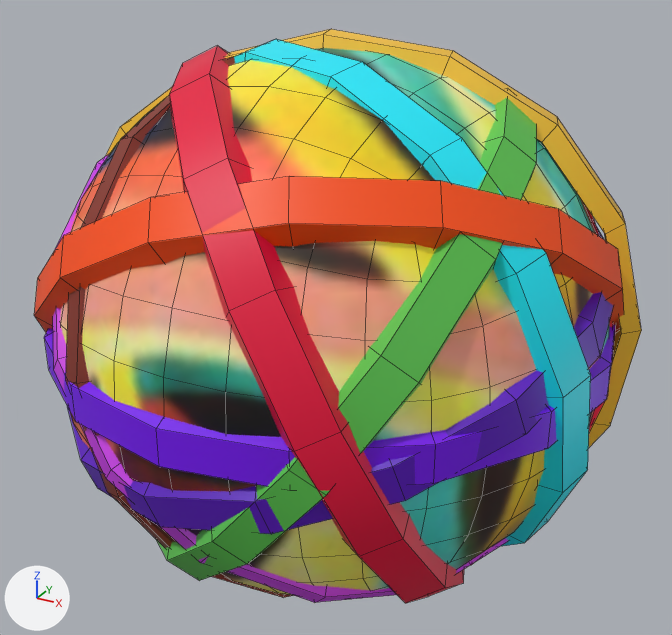
The FBX model Assets/Source/Core/ElasticBall/Models/Elastic_Ball.fbx, before and after one commit.
Camera for both pictures: a 50 mm camera at (0.198, -0.357, 0.308) aimed at (0.002, 0.0, 0.13). Every picture has the same lights, and +X, +Y and +Z are marked at lower left. Mesh edges are drawn as thin lines. Where no turn or scale is listed for an object, it has been applied to the vertices. Vertices at the same position are counted once.

Script lines for the objects in view, before the commit:
```python
mat_elasticband = principled_material('ElasticBand')
mat_elasticband.texture = img_bands_jpg
me_cube_004 = bpy.data.meshes.new('Cube.004')
me_cube_004.from_pydata(...)  # 386 vertices, 384 faces; spans x -0.128..0.128, y -0.128..0.128, z -0.128..0.128
me_cube_004.materials.append(mat_elasticband)  # picture img_bands_jpg
me_cube_012 = bpy.data.meshes.new('Cube.012')
me_cube_012.from_pydata(...)  # 640 vertices, 480 faces; spans x -0.0665..0.066, y -0.0671..0.0652, z -0.0665..0.0675
me_cube_012.materials.append(mat_endsegapalette)  # picture img_endsega_x64_png
ob_ball = bpy.data.objects.new('Ball', me_cube_004)
ob_ball.location = (0.0, 0.0, 0.1278)
ob_bands = bpy.data.objects.new('Bands', me_cube_012)
ob_bands.parent = ob_elastic_ball
ob_bands.location = (0.000262, 0.128, -0.0019)
ob_bands.rotation_euler = (-1.571, 0.0, -1.571)  # degrees (-90, 0, -90)
ob_bands.scale = (1.99, 1.99, 1.99)
```
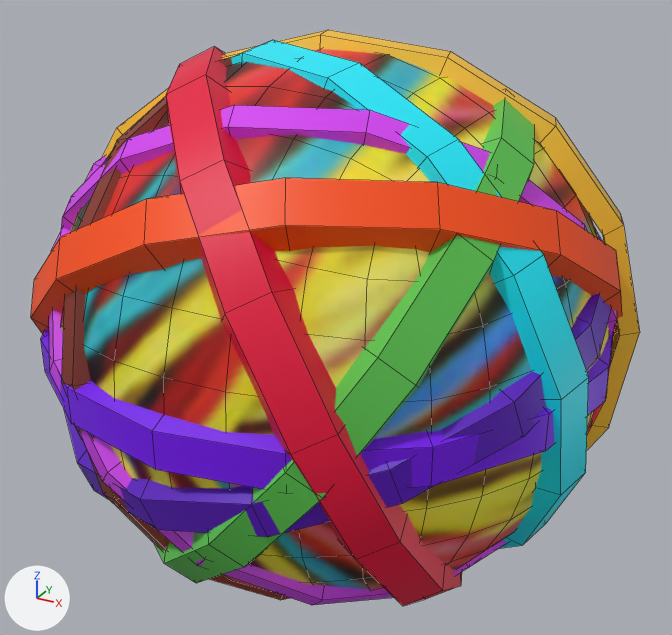
Where the newer file only moved an object's origin or applied its transform, the numbers keep the older frame.

Where the change shows, as pixel boxes [x1, y1, x2, y2] in the pictures (672 x 635 px; the box of a moved part takes in the faces that stretch with it):
'Bands', reshaped, moved, turned, rescaled: before [34, 29, 641, 603]; after [31, 30, 640, 606]
'Ball', surface changed: [60, 48, 609, 595] in both
part 1 of me_cube_012, moved or reshaped: before [169, 46, 464, 603]; after [166, 46, 462, 606]
part 2 of me_cube_012, moved or reshaped: before [44, 325, 616, 486]; after [41, 330, 613, 489]
part 3 of me_cube_012, moved or reshaped: before [34, 176, 624, 333]; after [31, 178, 622, 335]
part 4 of me_cube_012, moved or reshaped: before [66, 57, 294, 598]; after [62, 57, 290, 600]
part 5 of me_cube_012, moved or reshaped: before [157, 98, 536, 581]; after [153, 89, 534, 583]
part 6 of me_cube_012, moved or reshaped: before [234, 39, 591, 546]; after [231, 40, 589, 549]
part 7 of me_cube_012, moved or reshaped: before [53, 155, 509, 602]; after [49, 156, 506, 605]
part 8 of me_cube_012, moved or reshaped: before [67, 227, 613, 534]; after [64, 227, 612, 537]
part 9 of me_cube_012, moved or reshaped: before [471, 204, 613, 565]; after [468, 214, 607, 568]
part 10 of me_cube_012, moved or reshaped: before [106, 29, 641, 447]; after [103, 30, 640, 450]
part 11 of me_cube_012, added (purple): after [61, 105, 617, 336]
part 12 of me_cube_004, surface changed: before [60, 48, 609, 595]; after [61, 49, 609, 591]

What changed in the scene script:
```text
Change mat_elasticband:
    mat_elasticband.texture: img_bands_jpg -> img_bands_png
Change me_cube_012:
    where me_cube_012.from_pydata(...)  # 640 vertices, 480 faces; spans x -0.0665..0.066, y -0.0671..0.0652, z -0.0665..0.0675
    used by ob_bands; parent = ob_elastic_ball; location = (0.000262, 0.128, -0.0019); rotation_euler = (-1.571, 0.0, -1.571), in degrees (-90, 0, -90); scale = (1.99, 1.99, 1.99)
    me_cube_012 part 1: the loose piece of 64 vertices spanning x -0.0629..0.063, y -0.0634..0.0615, z -0.046..0.0457 is multiplied about the mesh origin by the matrix ((0.0, 0.0, 1.99), (-1.99, 0.0, 0.0), (0.0, -1.99, 0.0))
    me_cube_012 part 2: the loose piece of 64 vertices spanning x -0.0061..0.0063, y -0.0671..0.0652, z -0.0663..0.066 is multiplied about the mesh origin by the matrix ((0.0, 0.0, 1.99), (-1.99, 0.0, 0.0), (0.0, -1.99, 0.0))
    me_cube_012 part 3: the loose piece of 64 vertices spanning x -0.0482..0.0484, y -0.0586..0.0567, z -0.0656..0.0653 is multiplied about the mesh origin by the matrix ((0.0, 0.0, 1.99), (-1.99, 0.0, 0.0), (0.0, -1.99, 0.0))
    me_cube_012 part 4: the loose piece of 64 vertices spanning x -0.0641..0.0642, y -0.0623..0.0604, z -0.0322..0.032 is multiplied about the mesh origin by the matrix ((0.0, 0.0, 1.99), (-1.99, 0.0, 0.0), (0.0, -1.99, 0.0))
    me_cube_012 part 5: the loose piece of 64 vertices spanning x -0.0556..0.0557, y -0.0646..0.0627, z -0.0498..0.0495 is multiplied about the mesh origin by the matrix ((0.0, 0.0, 1.99), (-1.99, 0.0, 0.0), (0.0, -1.99, 0.0))
    me_cube_012 part 6: the loose piece of 64 vertices spanning x -0.0649..0.0644, y -0.0287..0.0363, z -0.0649..0.066 is multiplied about the mesh origin by the matrix ((0.0, 0.0, 1.99), (-1.99, 0.0, 0.0), (0.0, -1.99, 0.0))
    me_cube_012 part 7: the loose piece of 64 vertices spanning x -0.0472..0.0473, y -0.0641..0.0622, z -0.054..0.0537 is multiplied about the mesh origin by the matrix ((0.0, 0.0, 1.99), (-1.99, 0.0, 0.0), (0.0, -1.99, 0.0))
    me_cube_012 part 8: the loose piece of 64 vertices spanning x -0.0259..0.026, y -0.0656..0.0637, z -0.0654..0.0651 is multiplied about the mesh origin by the matrix ((0.0, 0.0, 1.99), (-1.99, 0.0, 0.0), (0.0, -1.99, 0.0))
    me_cube_012 part 9: the loose piece of 64 vertices spanning x -0.0613..0.0614, y -0.0336..0.0317, z -0.064..0.0637 is multiplied about the mesh origin by the matrix ((0.0, 0.0, 1.99), (-1.99, 0.0, 0.0), (0.0, -1.99, 0.0))
    me_cube_012 part 10: the loose piece of 64 vertices spanning x -0.0665..0.066, y -0.0221..0.0297, z -0.0665..0.0675 is multiplied about the mesh origin by the matrix ((0.0, 0.0, 1.99), (-1.99, 0.0, 0.0), (0.0, -1.99, 0.0))
    me_cube_012 part 11: the loose piece of 64 vertices spanning x -0.0259..0.026, y -0.0656..0.0637, z -0.0654..0.0651 is copied, and the copy is multiplied about its middle by the matrix ((-0.274, -1.586, 1.09), (0.169, 0.907, 1.606), (-1.469, 0.689, 0.249)), then moved by (-0.0003, 0.0008, 0.002); it spans x -0.1278..0.1272, y -0.1135..0.1132, z -0.0793..0.0831
Change me_cube_004:
    where me_cube_004.from_pydata(...)  # 386 vertices, 384 faces; spans x -0.128..0.128, y -0.128..0.128, z -0.128..0.128
    me_cube_004 part 12: texture (UV) coordinates of 384 of 384 faces, centred in x -0.125..0.125, y -0.125..0.125, z -0.125..0.125, changed; they spanned u 0.41..0.79, v 0.35..0.74 and now span u 0.26..0.93, v 0.3..0.97
Change ob_bands:
    ob_bands.rotation_euler: (-1.571, 0.0, -1.571) -> (0.0, 0.0, 0.0)  # degrees (-90, 0, -90) -> degrees (0, 0, 0)
    ob_bands.scale: (1.99, 1.99, 1.99) -> (1.0, 1.0, 1.0)
    ob_bands.parent: ob_elastic_ball -> ob_center
    ob_bands.location: (0.000262, 0.128, -0.0019) -> (0.0, 0.0, 0.0)
Add ob_center:
    ob_center = bpy.data.objects.new('Center', None)
    ob_center.parent = ob_elastic_ball
    ob_center.location = (0.0, 0.128, 0.0)
```
